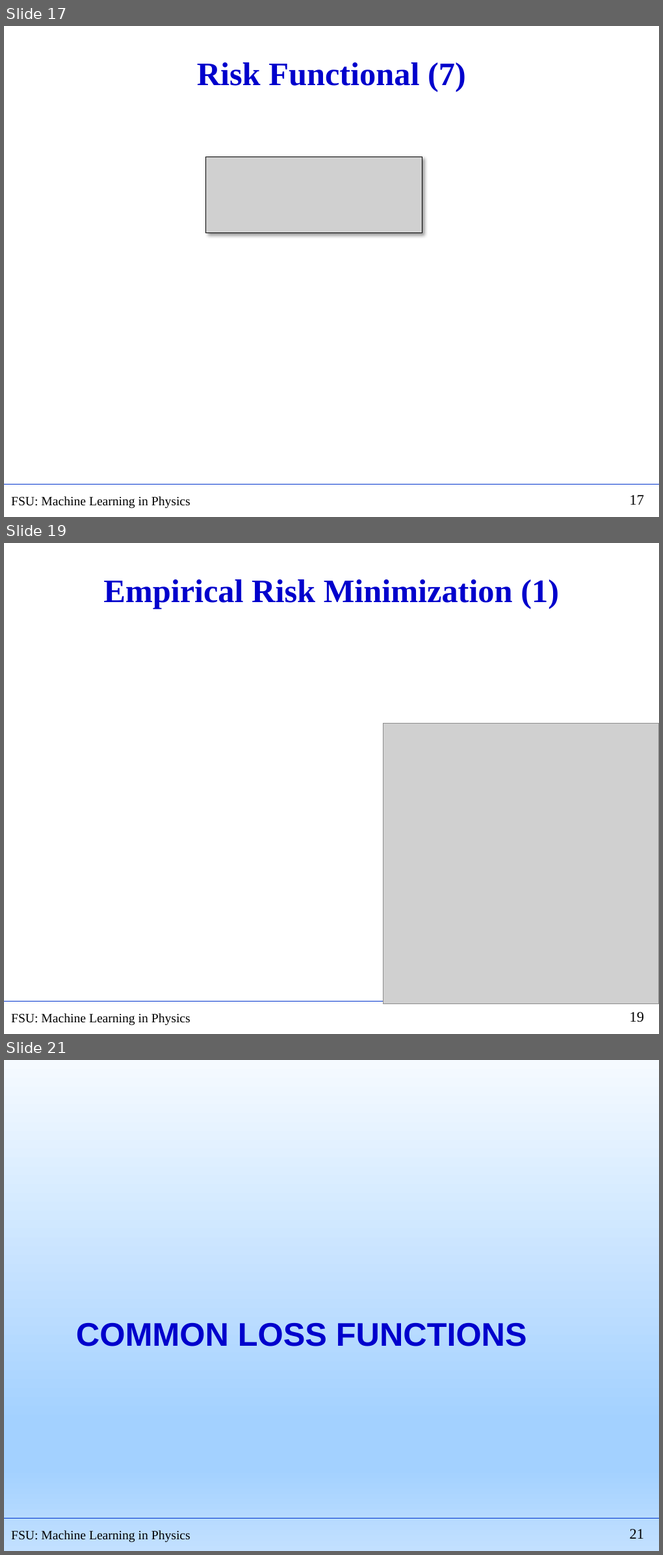
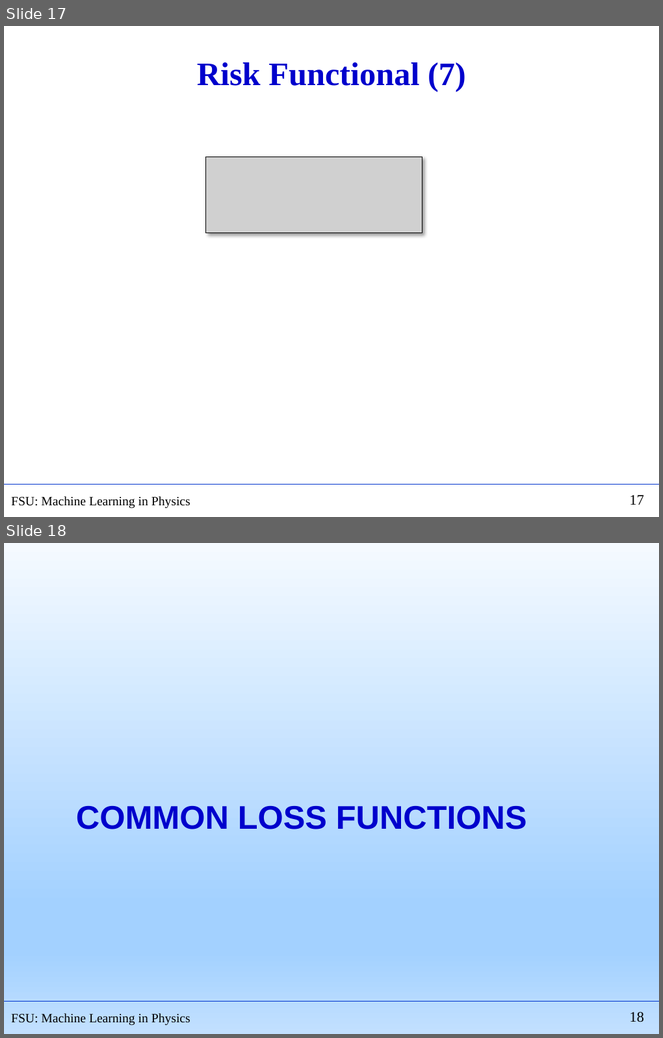
Before and after one commit to hbprosper/mlinphysics, a slide deck: Lectures/01.Foundations/Lecture02.pptx. Shown one above the other, each under a label of ours: slides 17, 19 and 21 before the commit, slides 17 and 18 after it; the slides between them are not shown. The pictures are 663x1555 and 663x1038 pixels, drawn with LibreOffice and Linux fonts; fonts in the diff are those of the drawing; grey boxes stand for pictures. Boxes give left, top, right and bottom in pixels: in the first picture for what was removed or moved away, otherwise in the second. Text is boxed around its words. In the diff, an @@ line names an element or a change of style, - is before the commit and + after.

```diff
--- a/Lectures/01.Foundations/Lecture02.pptx
+++ b/Lectures/01.Foundations/Lecture02.pptx
@@ slide 19 removed at (x1=4, y1=543, x2=659, y2=1034), background #FFFFFF; not listed: 3 template elements that a slide beside it also shows @@
@@ title removed at (x1=103, y1=579, x2=559, y2=609) @@
-Empirical Risk Minimization (1)
@@ picture removed at (x1=384, y1=723, x2=659, y2=1005) @@
@@ what was slide 21 is now slide 18 @@
@@ page number at (x1=630, y1=1012, x2=644, y2=1023): text changed @@
-21
+18
```
Also in this commit, not shown: 1 slide changed, 5 other slides removed, 8 other files.
